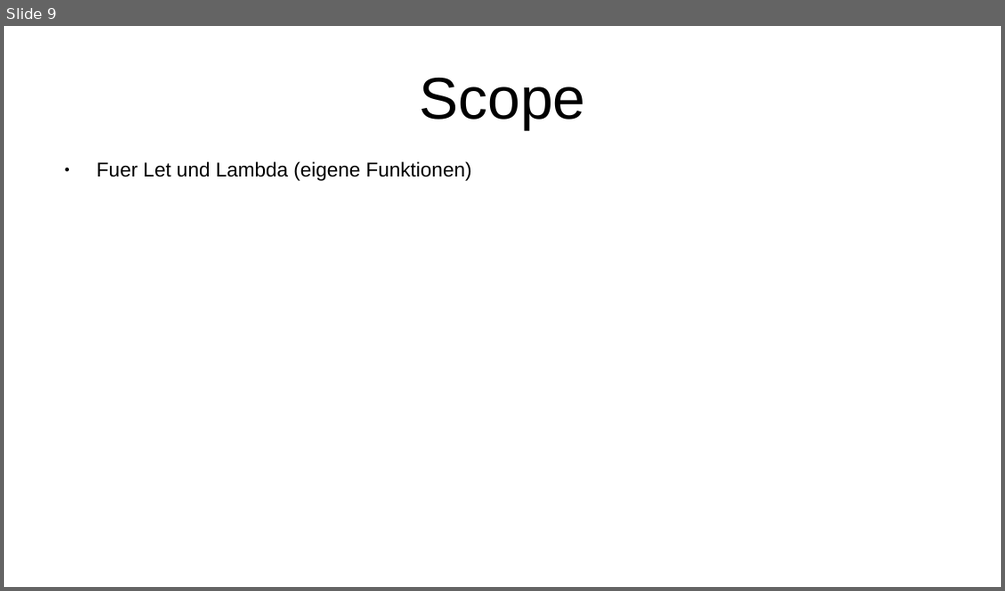
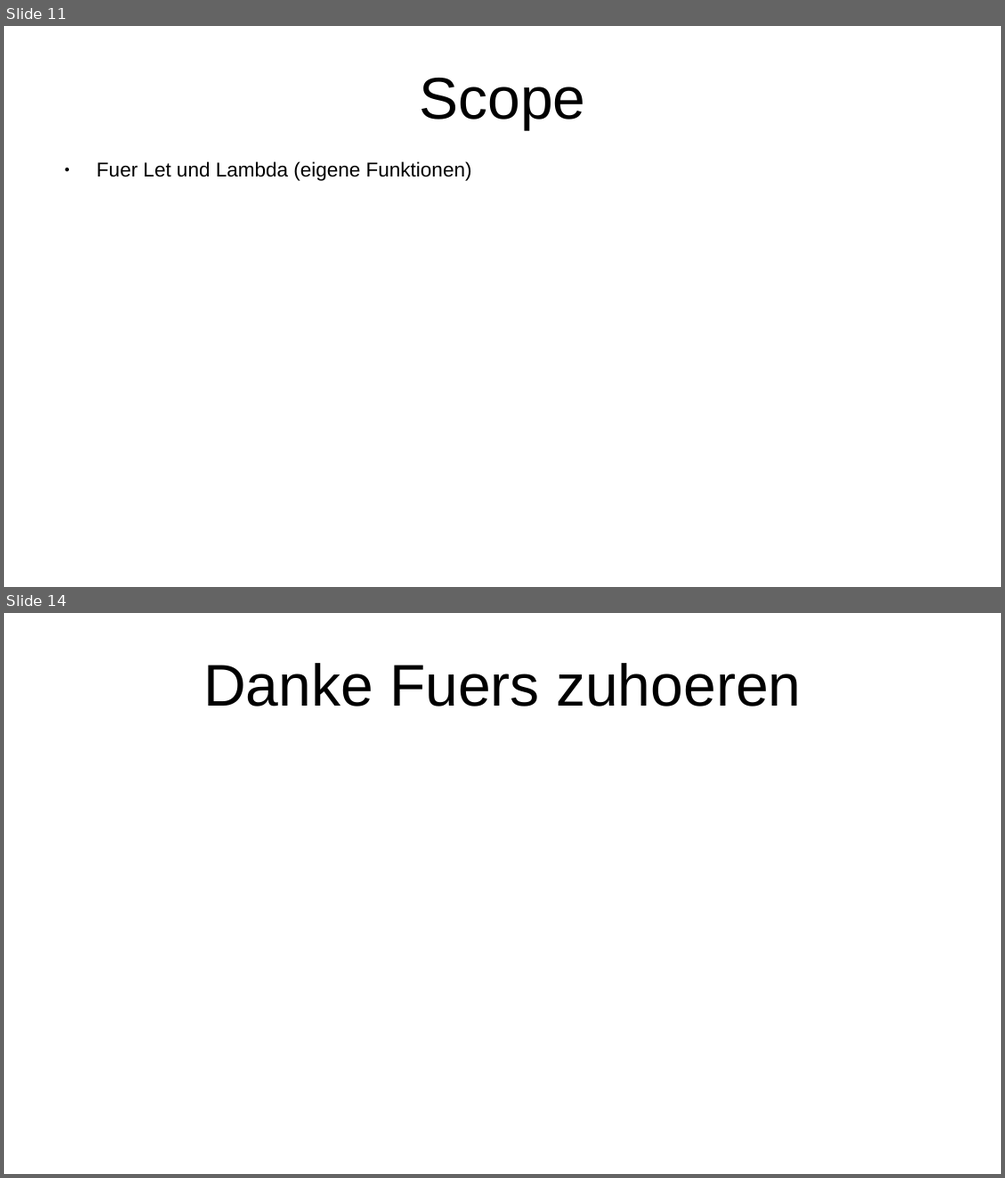
Before and after one commit to Iquiji/little-schemer-talk, a slide deck: Talk Engineering Day 2-6-2022.odp. Shown one above the other, each under a label of ours: slide 9 before the commit, slides 11 and 14 after it; the slides between them are not shown. The pictures are 1005x591 and 1005x1178 pixels, drawn with LibreOffice and Linux fonts; fonts in the diff are those of the drawing. Boxes give left, top, right and bottom in pixels: in the first picture for what was removed or moved away, otherwise in the second. Text is boxed around its words. In the diff, an @@ line names an element or a change of style, - is before the commit and + after.

```diff
--- a/Talk Engineering Day 2-6-2022.odp
+++ b/Talk Engineering Day 2-6-2022.odp
@@ slide 14 added at [4, 613, 1001, 1174], background #FFFFFF @@
@@ title added at [203, 663, 801, 706], 46.8 pt, text #000000 @@
+Danke Fuers zuhoeren
@@ what was slide 9 is now slide 11 @@
```
Also in this commit, not shown: 2 slides changed, 3 other slides added.
